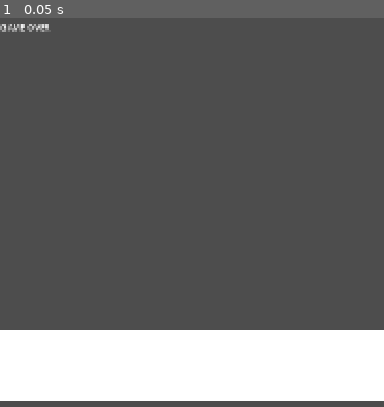
Above: before the commit, frame 1.
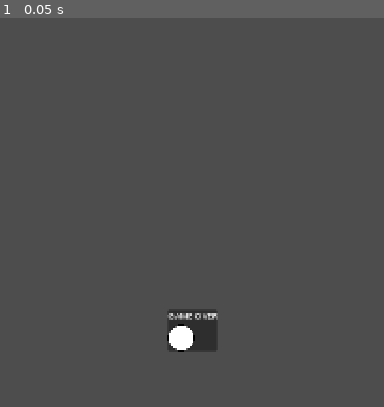
Above: after the commit, the same moment.

Repository: edseguu/gameRandom
Game: Godot game, scene res://game_over.tscn
Two runs of this game, one before a commit and one after it. Both use one fixed random seed, a clock stepped at 60 frames per second and the inputs below. This scene is started directly instead of the project's main scene.
Inputs:
- Up to frame 1 (0.05 s): no input

The runs differ from the first frame. In frame 1, 19% of the frame differs, in the area x 0-100%, y 1-99%.

Commit message:
[ping-pong] Se añade texture a enemy y cambios en ememyArea

Diff:
--- a/game_over.tscn
+++ b/game_over.tscn
@@ -1,24 +1,31 @@
 [gd_scene load_steps=2 format=3 uid="uid://cetjlqbv361cw"]
 
-[sub_resource type="CanvasTexture" id="CanvasTexture_xapjj"]
+[ext_resource type="Texture2D" uid="uid://bd5ekn27q3nes" path="res://assets/ping_pong/ball.png" id="1_y26ei"]
 
 [node name="GameOver" type="Node"]
 
-[node name="Label" type="Label" parent="."]
-anchors_preset = 10
-anchor_right = 1.0
-offset_top = 170.0
-offset_bottom = 380.0
+[node name="CanvasLayer" type="CanvasLayer" parent="."]
+
+[node name="PanelContainer" type="PanelContainer" parent="CanvasLayer"]
+anchors_preset = 8
+anchor_left = 0.5
+anchor_top = 0.5
+anchor_right = 0.5
+anchor_bottom = 0.5
+offset_left = -20.0
+offset_top = -20.0
+offset_right = 20.0
+offset_bottom = 20.0
 grow_horizontal = 2
+grow_vertical = 2
+
+[node name="VBoxContainer" type="VBoxContainer" parent="CanvasLayer/PanelContainer"]
+layout_mode = 2
+
+[node name="Label" type="Label" parent="CanvasLayer/PanelContainer/VBoxContainer"]
+layout_mode = 2
 text = "GAME OVER"
 
-[node name="Control_buttons" type="Control" parent="."]
-layout_mode = 3
-anchors_preset = 4
-anchor_top = 0.5
-anchor_bottom = 0.5
-grow_vertical = 2
-
-[node name="TouchScreenButton" type="TouchScreenButton" parent="Control_buttons"]
-scale = Vector2(720, 132)
-texture_normal = SubResource("CanvasTexture_xapjj")
+[node name="TextureButton" type="TextureButton" parent="CanvasLayer/PanelContainer/VBoxContainer"]
+layout_mode = 2
+texture_normal = ExtResource("1_y26ei")
--- a/ping_pong.tscn
+++ b/ping_pong.tscn
@@ -10,6 +10,7 @@
 [ext_resource type="Script" uid="uid://bd2oab7e2whb3" path="res://PingPong/enemy.gd" id="6_ubp5t"]
 [ext_resource type="Script" uid="uid://dae5pb6r51712" path="res://PingPong/area_enemy.gd" id="8_1b3ln"]
 [ext_resource type="Texture2D" uid="uid://smjwmrcbep7f" path="res://assets/ping_pong/wall.png" id="8_70da3"]
+[ext_resource type="Texture2D" uid="uid://bw23p35oq0g0k" path="res://assets/ping_pong/enemy.png" id="9_qjqrq"]
 
 [sub_resource type="PhysicsMaterial" id="PhysicsMaterial_k4svs"]
 friction = 0.0
@@ -32,25 +33,25 @@
 radius = 24.2989
 height = 154.7
 
-[sub_resource type="CanvasTexture" id="CanvasTexture_8jiyw"]
-
 [sub_resource type="RectangleShape2D" id="RectangleShape2D_ubp5t"]
 size = Vector2(147.283, 52.7633)
 
+[sub_resource type="CanvasTexture" id="CanvasTexture_qjqrq"]
+
+[sub_resource type="RectangleShape2D" id="RectangleShape2D_1b3ln"]
+size = Vector2(29.6835, 20)
+
+[sub_resource type="RectangleShape2D" id="RectangleShape2D_j747b"]
+size = Vector2(67, 1601)
+
+[sub_resource type="RectangleShape2D" id="RectangleShape2D_qjqrq"]
+size = Vector2(70, 1606)
+
 [sub_resource type="RectangleShape2D" id="RectangleShape2D_4mbhn"]
 size = Vector2(63, 1504)
 
 [sub_resource type="RectangleShape2D" id="RectangleShape2D_70da3"]
 size = Vector2(73.5, 1602.5)
-
-[sub_resource type="RectangleShape2D" id="RectangleShape2D_1b3ln"]
-size = Vector2(29.6835, 20)
-
-[sub_resource type="RectangleShape2D" id="RectangleShape2D_j747b"]
-size = Vector2(67, 1601)
-
-[sub_resource type="RectangleShape2D" id="RectangleShape2D_qjqrq"]
-size = Vector2(70, 1606)
 
 [node name="PingPong" type="Node2D"]
 script = ExtResource("1_xpy1r")
@@ -126,9 +127,9 @@
 shape = SubResource("CapsuleShape2D_70da3")
 
 [node name="Sprite2D" type="Sprite2D" parent="Enemy"]
-position = Vector2(1.05957, 4.16553)
-scale = Vector2(148.343, 50.6363)
-texture = SubResource("CanvasTexture_8jiyw")
+position = Vector2(0.529798, 4.16552)
+scale = Vector2(0.30365, 0.340043)
+texture = ExtResource("9_qjqrq")
 
 [node name="Area2D" type="Area2D" parent="Enemy"]
 position = Vector2(0, 4.16553)
@@ -139,22 +140,6 @@
 position = Vector2(0.529816, 3.05176e-05)
 scale = Vector2(0.999999, 1)
 shape = SubResource("RectangleShape2D_ubp5t")
-
-[node name="RigidParedDerecha" type="StaticBody2D" parent="."]
-position = Vector2(687, 794)
-collision_layer = 4
-
-[node name="ParedDerecha" type="CollisionShape2D" parent="RigidParedDerecha"]
-shape = SubResource("RectangleShape2D_4mbhn")
-
-[node name="Sprite2D" type="Sprite2D" parent="RigidParedDerecha/ParedDerecha"]
-rotation = -1.57079
-texture = ExtResource("8_70da3")
-
-[node name="Area2DParedDerecha" type="Area2D" parent="RigidParedDerecha"]
-
-[node name="CollisionShape2D" type="CollisionShape2D" parent="RigidParedDerecha/Area2DParedDerecha"]
-shape = SubResource("RectangleShape2D_70da3")
 
 [node name="AreaEnemy" type="Area2D" parent="."]
 position = Vector2(360, 72)
@@ -162,14 +147,17 @@
 collision_mask = 2
 script = ExtResource("8_1b3ln")
 
+[node name="Sprite2D" type="Sprite2D" parent="AreaEnemy"]
+self_modulate = Color(0.156863, 0.160784, 0.137255, 0.305882)
+position = Vector2(0.0143245, -0.303999)
+rotation = 3.14159
+scale = Vector2(29.7121, -20.3432)
+texture = SubResource("CanvasTexture_qjqrq")
+
 [node name="CollisionShape2D" type="CollisionShape2D" parent="AreaEnemy"]
 position = Vector2(4.76837e-07, -1.10251e-06)
 shape = SubResource("RectangleShape2D_1b3ln")
 
-[node name="Sprite2D" type="Sprite2D" parent="AreaEnemy"]
-self_modulate = Color(0.12053, 0.328386, 0.227096, 0.760784)
-scale = Vector2(-0.0461726, 0.174439)
-
 [node name="RigidParedIzquierda" type="StaticBody2D" parent="."]
 position = Vector2(10, 1)
 collision_layer = 8
@@ -187,14 +175,30 @@
 [node name="CollisionShape2D" type="CollisionShape2D" parent="RigidParedIzquierda/Area2DParedIzquierda"]
 position = Vector2(25, 793)
 shape = SubResource("RectangleShape2D_qjqrq")
+
+[node name="RigidParedDerecha" type="StaticBody2D" parent="."]
+position = Vector2(687, 794)
+collision_layer = 4
+
+[node name="ParedDerecha" type="CollisionShape2D" parent="RigidParedDerecha"]
+shape = SubResource("RectangleShape2D_4mbhn")
+
+[node name="Sprite2D" type="Sprite2D" parent="RigidParedDerecha/ParedDerecha"]
+rotation = -1.57079
+texture = ExtResource("8_70da3")
+
+[node name="Area2DParedDerecha" type="Area2D" parent="RigidParedDerecha"]
+
+[node name="CollisionShape2D" type="CollisionShape2D" parent="RigidParedDerecha/Area2DParedDerecha"]
+shape = SubResource("RectangleShape2D_70da3")
 
 [connection signal="body_entered" from="Pelota" to="Pelota" method="_on_body_entered"]
 [connection signal="body_entered" from="Pelota" to="Enemy" method="_on_pelota_body_entered"]
 [connection signal="body_entered" from="Pelota" to="RigidParedDerecha" method="_on_pelota_body_entered"]
 [connection signal="body_entered" from="Pelota/PelotaArea2D" to="Pelota/PelotaArea2D" method="_on_body_entered"]
 [connection signal="ready" from="player" to="player" method="_on_ready"]
-[connection signal="body_entered" from="RigidParedDerecha/Area2DParedDerecha" to="Pelota" method="_on_area_2d_pared_derecha_body_entered"]
-[connection signal="body_exited" from="RigidParedDerecha/Area2DParedDerecha" to="Pelota" method="_on_area_2d_pared_derecha_body_exited"]
 [connection signal="body_entered" from="AreaEnemy" to="AreaEnemy" method="_on_body_entered"]
 [connection signal="body_entered" from="RigidParedIzquierda/Area2DParedIzquierda" to="Pelota" method="_on_area_2d_pared_izquierda_body_entered"]
 [connection signal="body_exited" from="RigidParedIzquierda/Area2DParedIzquierda" to="Pelota" method="_on_area_2d_pared_izquierda_body_exited"]
+[connection signal="body_entered" from="RigidParedDerecha/Area2DParedDerecha" to="Pelota" method="_on_area_2d_pared_derecha_body_entered"]
+[connection signal="body_exited" from="RigidParedDerecha/Area2DParedDerecha" to="Pelota" method="_on_area_2d_pared_derecha_body_exited"]
Binary file added: assets/ping_pong/enemy.png
Not shown, added: assets/ping_pong/enemy.png.import
Not shown: 1 places in ping_pong.tscn that only renumber resources
